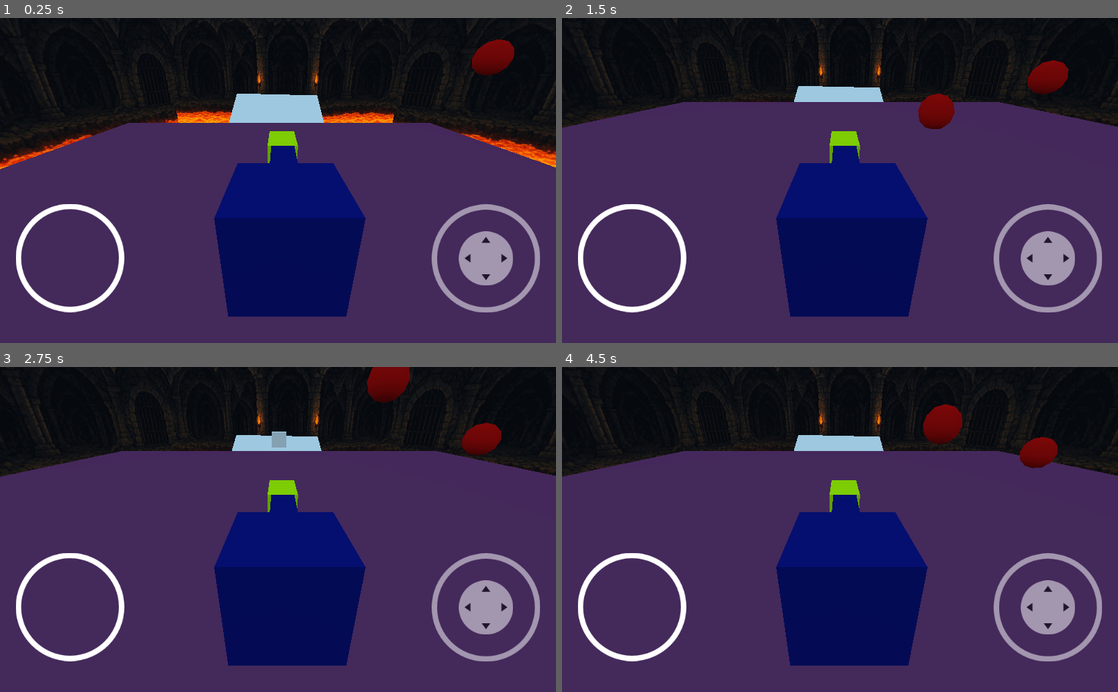
Above: before the commit, frames 1-4 (two rows, left to right).
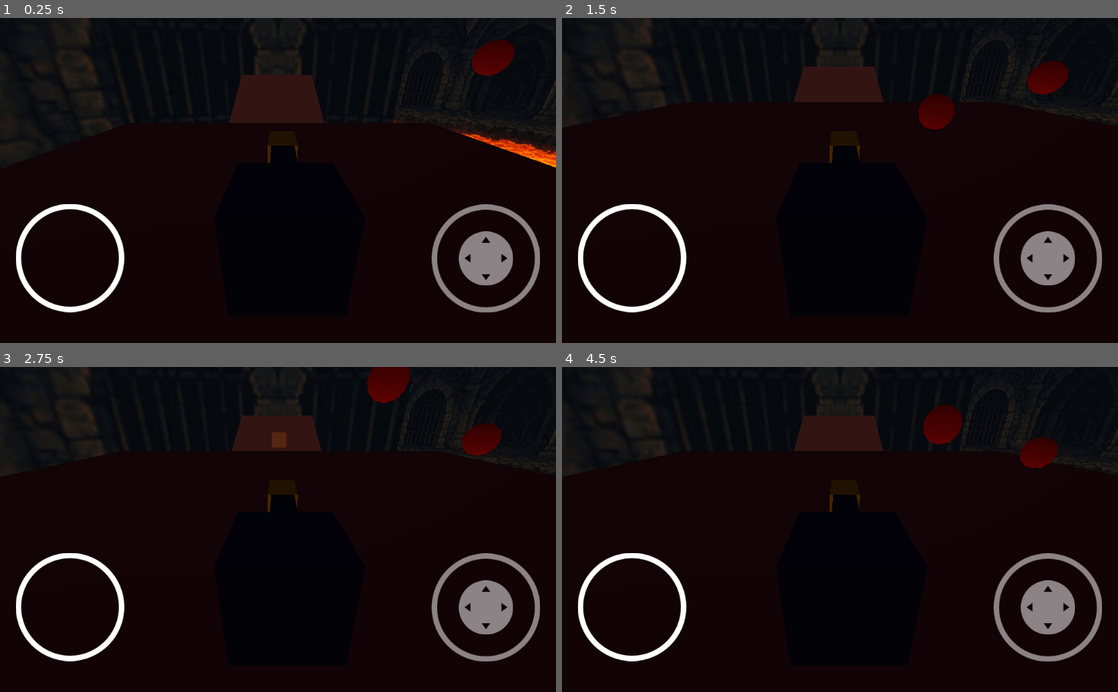
Above: after the commit, the same moments.

Repository: Chatarra-Estudio/basic_template_26
Game: Godot game, scene res://3d-cara-dispa/mundoDispa2.tscn
Two runs of this game, one before a commit and one after it. Both use one fixed random seed, a clock stepped at 60 frames per second and the inputs below.
Inputs (mouse positions are in pixels of both pictures, inside the frame that each line leads up to):
- Up to frame 1 (0.25 s): no input
- Up to frame 2 (1.5 s): move the mouse to (962, 164) at 0.52 s; hold Right (ui_right) 0.53-1.25 s; click (962, 164) at 0.67 s; tap Space (ui_select) at 0.77 s; drag from (728, 196) to (812, 245) at 1.27 s
- Up to frame 3 (2.75 s): click (72, 607) at 2 s
- Up to frame 4 (4.5 s): move the mouse to (895, 458) at 2.77 s; hold Right (ui_right) 2.78-3.5 s; drag from (812, 594) to (673, 480) at 3.52 s; move the mouse to (1006, 578) at 4.27 s; hold Left (turn_left) from 4.28 s (still down)

The runs differ from the first frame. In frame 1, 69% of the frame differs, in the area x 0-100%, y 0-100%; in frame 2, 74%; in frame 3, 75%; in frame 4, 75%.

Commit message:
Add files via upload

Diff:
--- a/basic/3d-cara-dispa/mundoDispa2.tscn
+++ b/basic/3d-cara-dispa/mundoDispa2.tscn
@@ -9,6 +9,13 @@
 [sub_resource type="BoxShape" id=1]
 extents = Vector3( 0.976878, 1, 1 )
 
+[sub_resource type="PanoramaSky" id=2]
+panorama = ExtResource( 5 )
+
+[sub_resource type="Environment" id=3]
+background_mode = 2
+background_sky = SubResource( 2 )
+
 [node name="mundo" type="Spatial"]
 
 [node name="Caracter" parent="." instance=ExtResource( 1 )]
@@ -17,7 +24,6 @@
 transform = Transform( 20, 0, 0, 0, 1, 0, 0, 0, 20, 0, -5, -7.48867 )
 
 [node name="CSGBox" type="CSGBox" parent="suelo"]
-transform = Transform( 1, 0, 0, 0, 1, 0, 0, 0, 1, 0, 0, 0 )
 material = ExtResource( 2 )
 
 [node name="StaticBody" type="StaticBody" parent="suelo/CSGBox"]
@@ -49,10 +55,5 @@
 transform = Transform( -6.04771, 0, 0.796399, 0, 10, 0, -7.96399, 0, -0.604771, 69.052, 0, -28.3129 )
 texture = ExtResource( 5 )
 
-[node name="Sprite3D2" type="Sprite3D" parent="."]
-transform = Transform( 4.88996, 0, 0.872286, 0, 10, 0, -8.72286, 0, 0.488996, -61.0289, 0, -30.5946 )
-texture = ExtResource( 5 )
-
-[node name="Sprite3D3" type="Sprite3D" parent="."]
-transform = Transform( 9.98793, 0, -0.0491112, 0, 10, 0, 0.491112, 0, 0.998793, 3.33784, 0, -88.595 )
-texture = ExtResource( 5 )
+[node name="WorldEnvironment" type="WorldEnvironment" parent="."]
+environment = SubResource( 3 )
Not shown: 1 places in basic/3d-cara-dispa/mundoDispa2.tscn that only renumber resources
